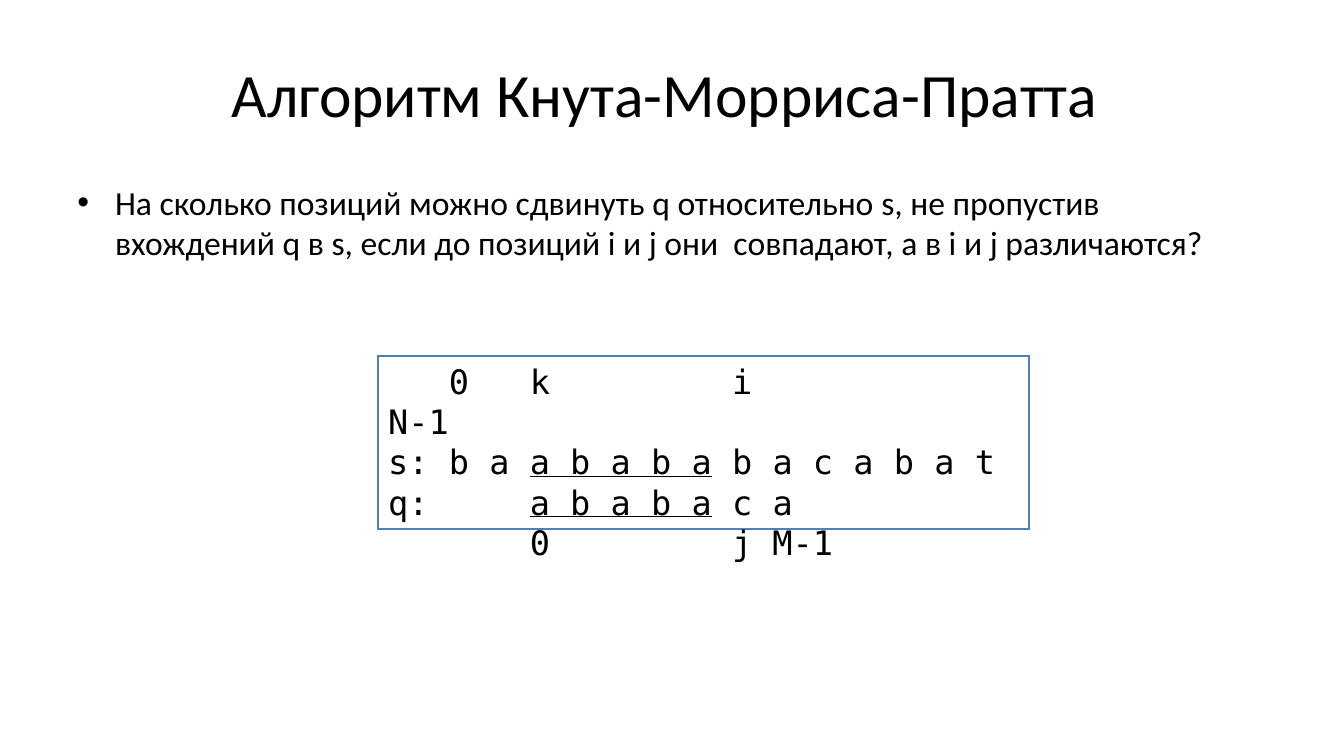
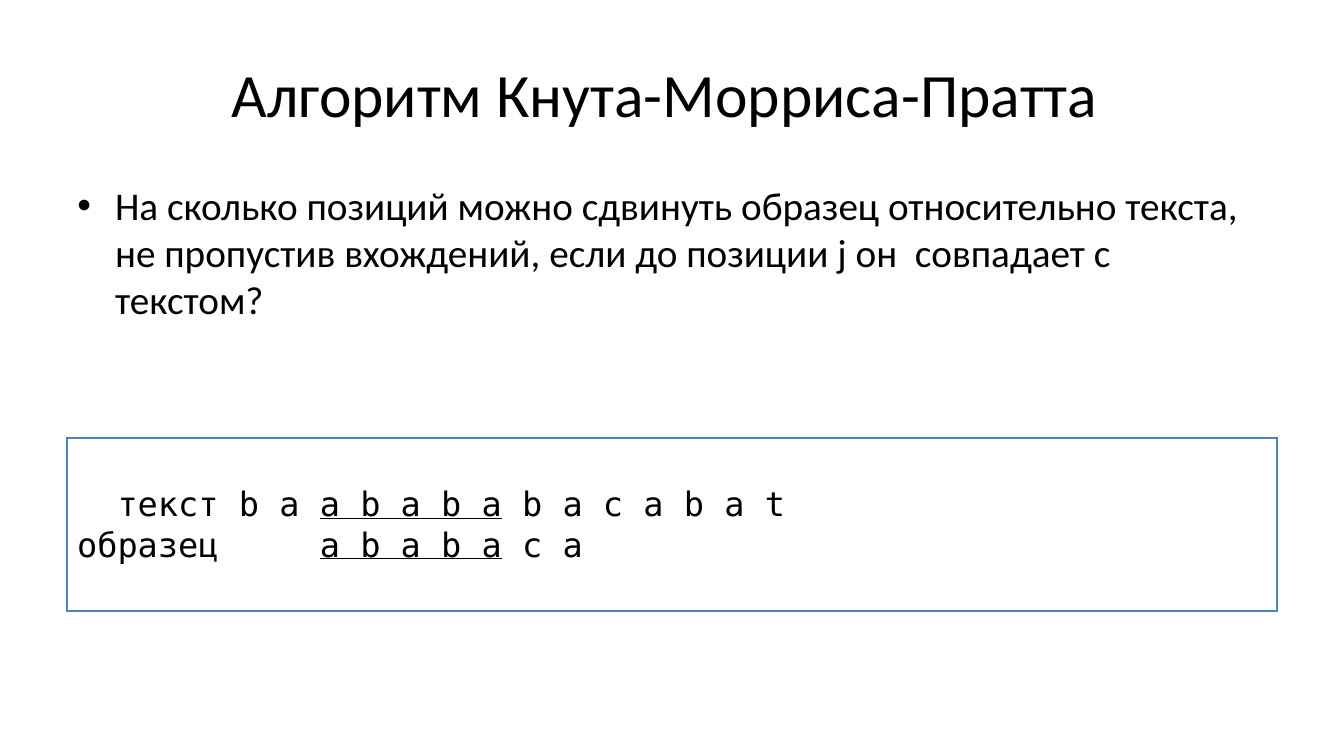
Before and after one commit to Evgueni-Petrov-aka-espetrov/Algorithms-and-Programming-in-C-pptx, a slide deck: slide 138 of 12 Алгоритмы поиска.pptx (slide 38 before the commit). Drawn at 1344x756 pixels with LibreOffice and Linux fonts; fonts in the diff are those of the drawing. Boxes give left, top, right and bottom in pixels: in the first picture for what was removed or moved away, otherwise in the second. Text is boxed around its words. In the diff, an @@ line names an element or a change of style, - is before the commit and + after.

```diff
--- a/12 Алгоритмы поиска.pptx
+++ b/12 Алгоритмы поиска.pptx
@@ text at box(115, 193, 1237, 315): text changed; size 24 to 28 pt @@
-• На сколько позиций можно сдвинуть q относительно s, не пропустив вхождений q в s, если до позиций i и j они совпадают, а в i и j различаются?
+• На сколько позиций можно сдвинуть образец относительно текста, не пропустив вхождений, если до позиции j он совпадает с текстом?
@@ rectangle "текст b a a b ...": place and size @@
-rectangle "текст b a a b ..." at box(378, 356, 1029, 529)
+rectangle "текст b a a b ..." at box(68, 439, 1277, 612)
@@ text in rectangle at box(77, 490, 785, 564): text changed @@
-0 k i N-1
-s: b a a b a b a b a c a b a t
-q: a b a b a c a
-0 j M-1
+текст b a a b a b a b a c a b a t
+образец a b a b a c a
```
Also in this commit, not shown: 22 other slides changed, 117 slides added, 32 slides removed.
